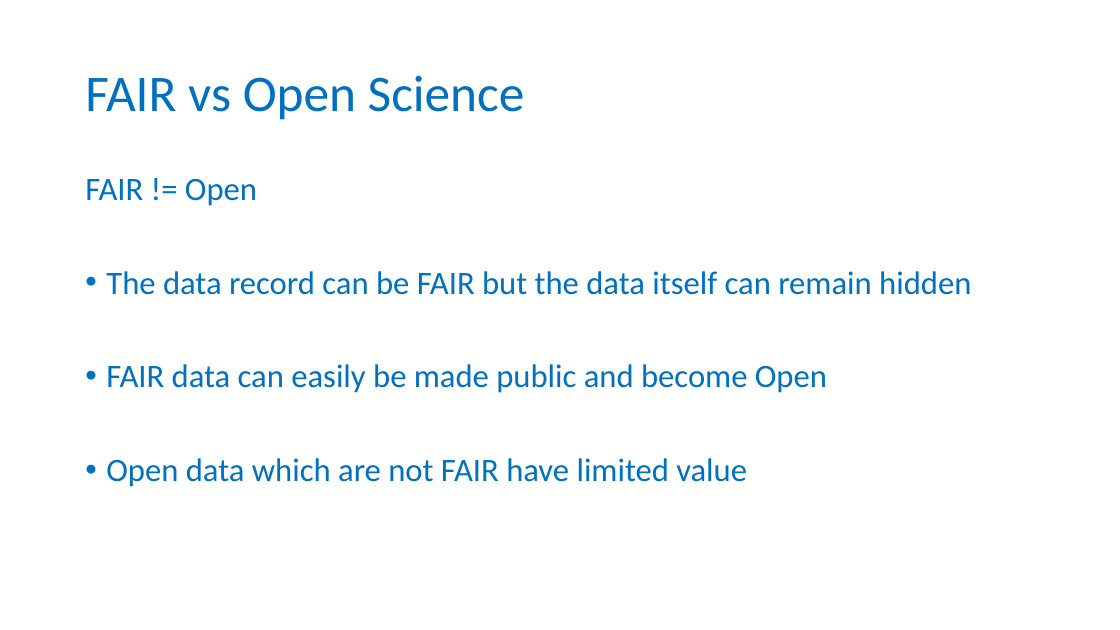
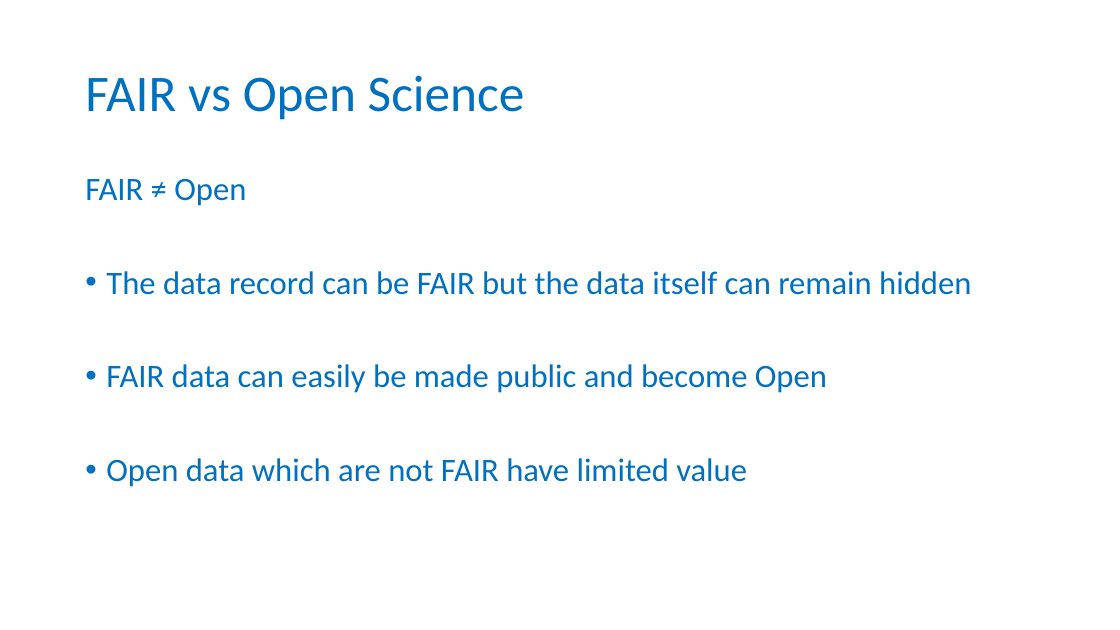
Before and after one commit to tobyhodges/probable-enigma, a slide deck: slide 16 of instructors/02-Being_FAIR.pptx (slide 17 before the commit). Drawn at 1120x630 pixels with LibreOffice and Linux fonts; fonts in the diff are those of the drawing; background and template pictures are left out. Boxes give left, top, right and bottom in pixels: in the first picture for what was removed or moved away, otherwise in the second. Text is boxed around its words. In the diff, an @@ line names an element or a change of style, - is before the commit and + after.

Commit message:
updated being FAIR exercise

```diff
--- a/instructors/02-Being_FAIR.pptx
+++ b/instructors/02-Being_FAIR.pptx
@@ text at (85, 178, 246, 206): text changed @@
-FAIR != Open
+FAIR ≠ Open
```
Also in this commit, not shown: 3 other slides changed.
